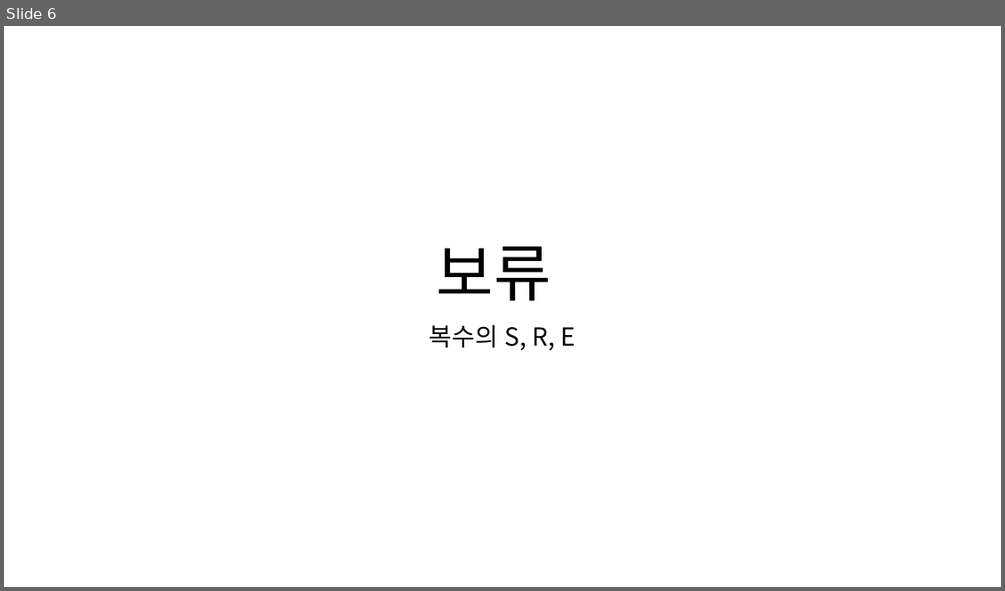
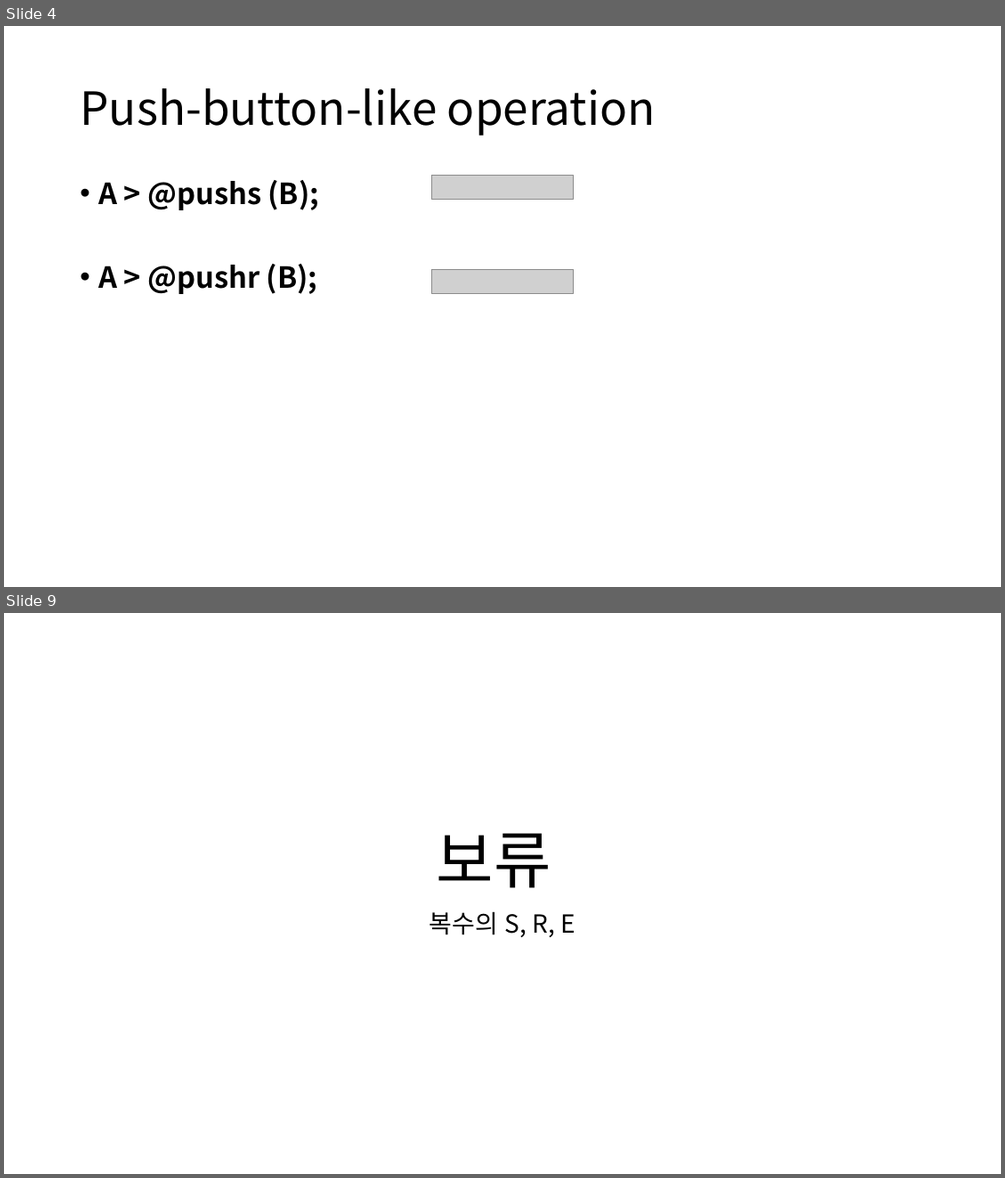
Before and after one commit to DualsoftDev/ds, a slide deck: Doc/PowerPoint/macro.pptx. Shown one above the other, each under a label of ours: slide 6 before the commit, slides 4 and 9 after it; the slides between them are not shown. The pictures are 1005x591 and 1005x1178 pixels, drawn with LibreOffice and Linux fonts; fonts in the diff are those of the drawing; grey boxes stand for pictures. Boxes give left, top, right and bottom in pixels: in the first picture for what was removed or moved away, otherwise in the second. Text is boxed around its words. In the diff, an @@ line names an element or a change of style, - is before the commit and + after.

```diff
--- a/Doc/PowerPoint/macro.pptx
+++ b/Doc/PowerPoint/macro.pptx
@@ slide 4 added at bbox=[4, 26, 1001, 587], background #FFFFFF @@
@@ title added at bbox=[80, 88, 655, 135], 44 pt, text #000000 @@
+Push-button-like operation
@@ text added at bbox=[98, 180, 320, 294], 28 pt, text #000000, bold @@
+• A > @pushs (B);
+• A > @pushr (B);
@@ picture added at bbox=[432, 176, 573, 200] @@
@@ picture added at bbox=[432, 270, 573, 294] @@
@@ what was slide 6 is now slide 9 @@
```
Also in this commit, not shown: 5 slides changed, 5 other slides added.
